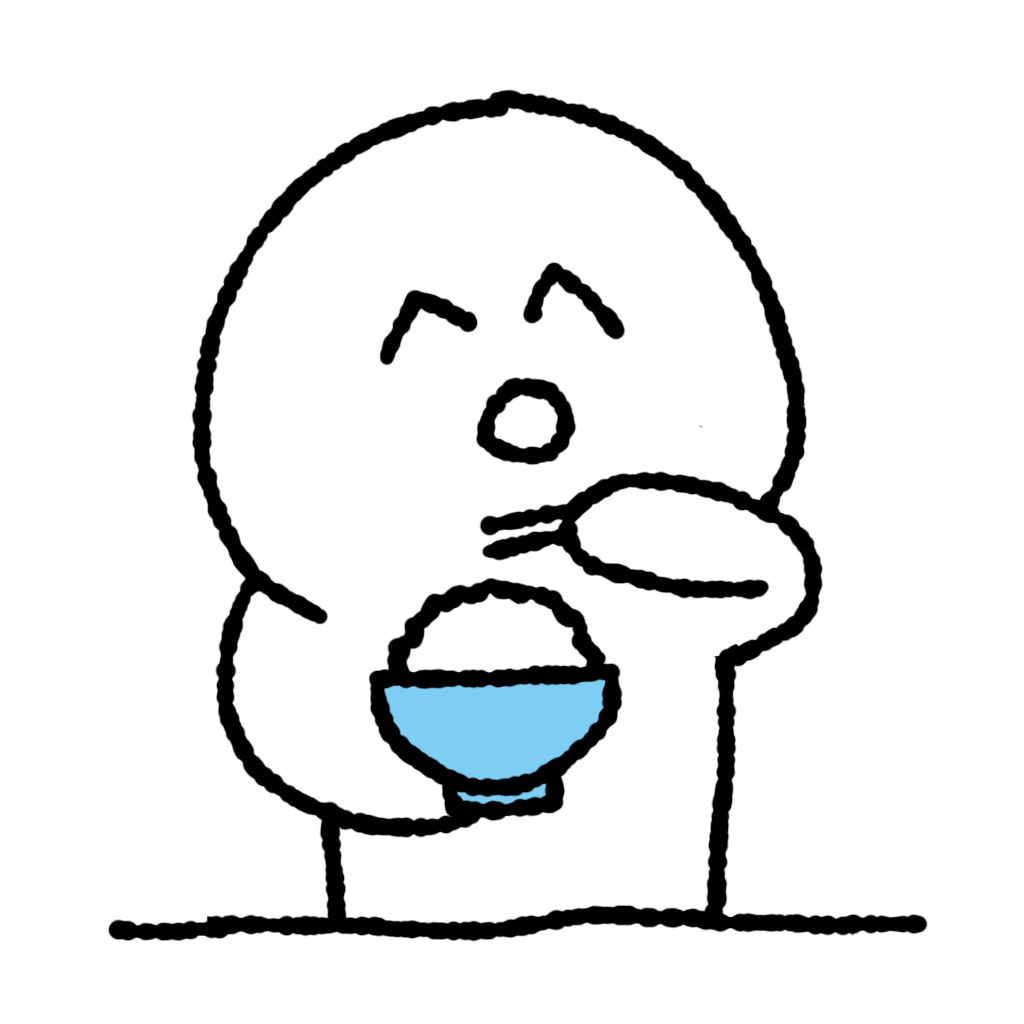
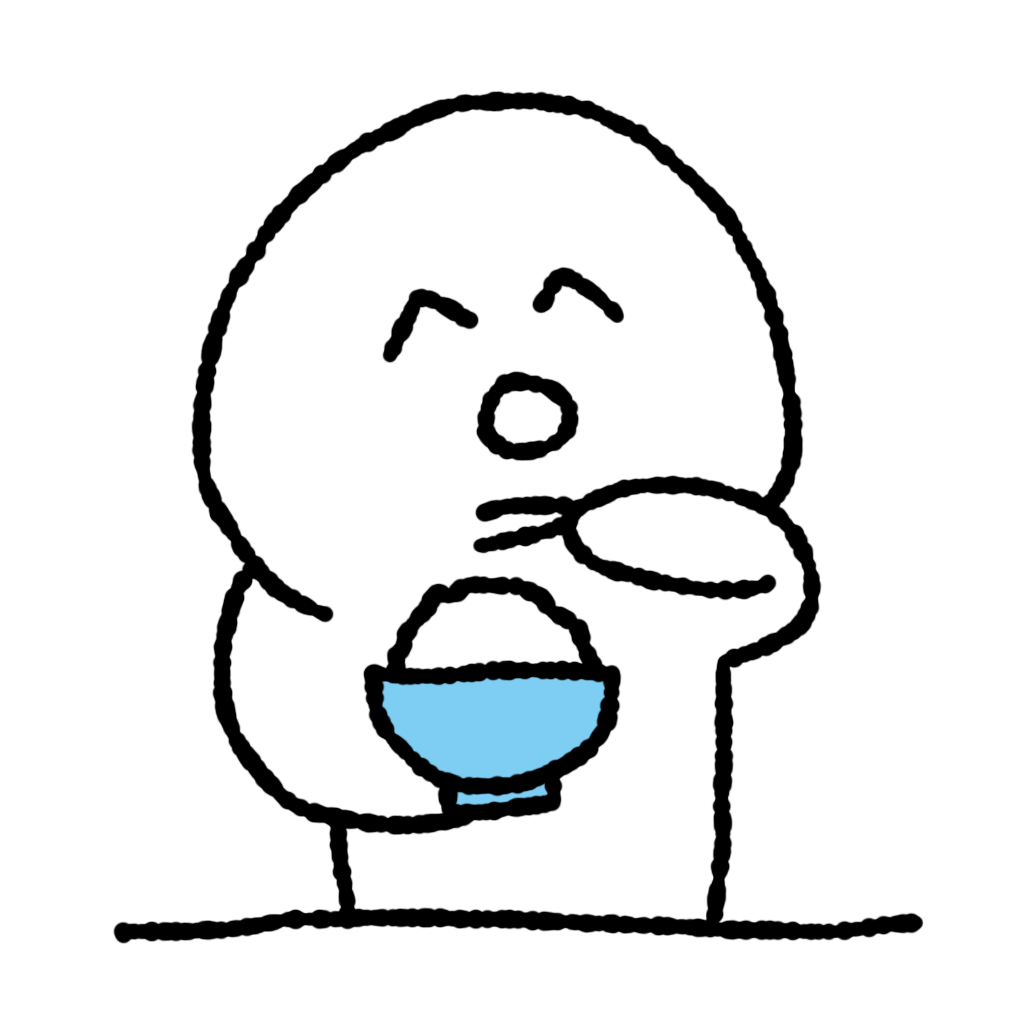
Revision of a layered 1024px x 1024px image; what changed, layer by layer:
renamed "レイヤー 2" to "レイヤー 3", painted on it over [108, 89, 929, 945]
painted on "レイヤー 1" over [206, 105, 821, 923]
